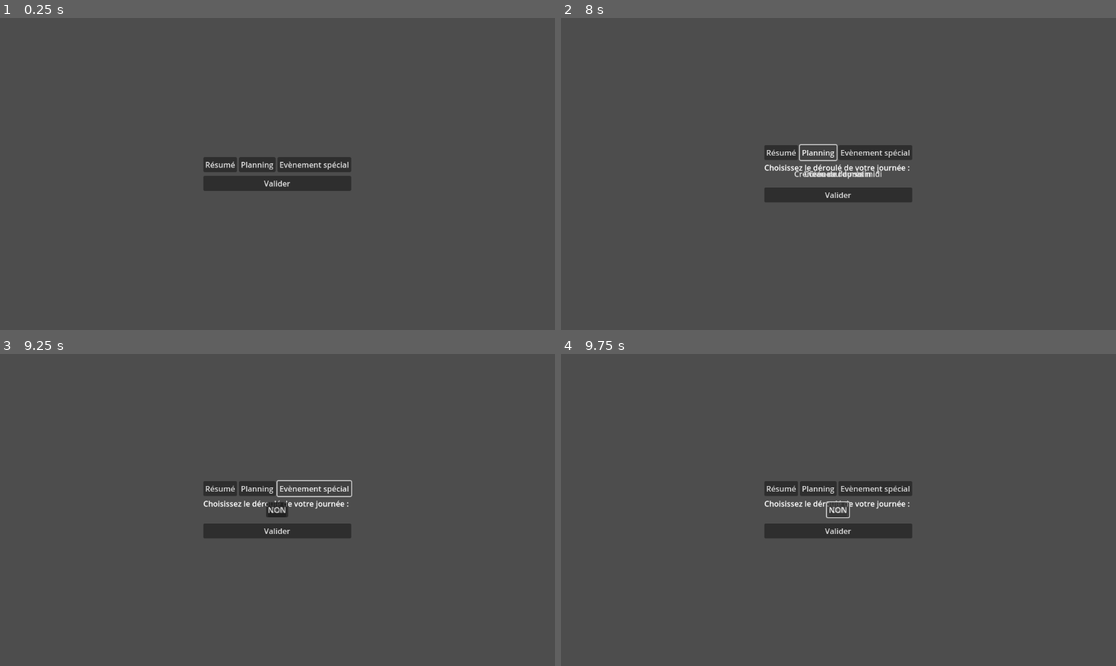
Above: before the commit, frames 1-4 (two rows, left to right).
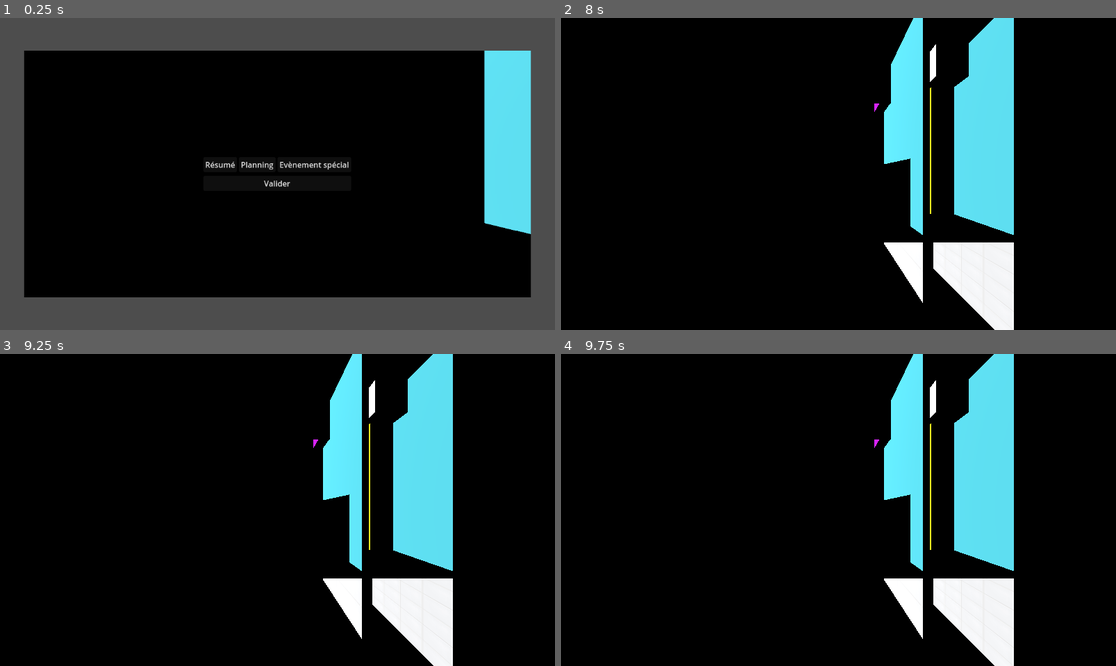
Above: after the commit, the same moments.

Repository: DupuisThibaut/Jeu-serieux
Game: Godot game, scene res://assets/Scenes/ComputerMenu.tscn
The game is run twice, just before and just after one commit, with the same random seed, the same clock (stepped at 60 frames per second) and the same inputs. This scene is started directly instead of the project's main scene.
Inputs (mouse positions are in pixels of both pictures, inside the frame that each line leads up to):
- Up to frame 1 (0.25 s): no input
- Up to frame 2 (8 s): click "Résumé" at 0.5 s; click "Planning" at 1.25 s; click "Créneau du matin" at 2 s; click "Créneau du soir" at 2.75 s; click "Evènement spécial" at 3.5 s; click "OUI" at 4.25 s; click "NON" at 5 s; click "Valider" at 5.75 s; click "Résumé" at 6.5 s; click "Planning" at 7.25 s
- Up to frame 3 (9.25 s): click (277, 510) at 8 s, where only the run before the commit has a clickable "Créneau de l'après midi"; click (316, 488) at 8.75 s, where only the run before the commit has a clickable "Evènement spécial"
- Up to frame 4 (9.75 s): click (838, 510) at 9.5 s, where only the run before the commit has a clickable "OUI"

The runs differ from the first frame. In frame 1, 72% of the frame differs, in the area x 4-96%, y 10-90%; in frame 2, 100%, in the area x 0-100%, y 0-100%; in frame 3, 100%; in frame 4, 100%.

Commit message:
ajout transitions menu

Diff:
--- a/Jeu/assets/Scenes/ComputerMenu.tscn
+++ b/Jeu/assets/Scenes/ComputerMenu.tscn
@@ -1,8 +1,13 @@
-[gd_scene load_steps=4 format=3 uid="uid://rsr7a4pskn5n"]
+[gd_scene load_steps=7 format=3 uid="uid://rsr7a4pskn5n"]
 
 [ext_resource type="Script" uid="uid://41sipsvob4a4" path="res://assets/Scripts/resume.gd" id="1_8dlq7"]
+[ext_resource type="PackedScene" uid="uid://c5swscr85a2bk" path="res://assets/Scenes/MainScene.tscn" id="1_iups2"]
 [ext_resource type="Script" uid="uid://da1cm4p6u0f45" path="res://assets/Scripts/planning.gd" id="2_cfb5d"]
 [ext_resource type="Script" uid="uid://r3veusljub31" path="res://assets/Scripts/specialEvent.gd" id="3_2hepo"]
+[ext_resource type="Script" uid="uid://3o7efdcsc5h4" path="res://assets/Scripts/valide.gd" id="5_j85lx"]
+
+[sub_resource type="ViewportTexture" id="ViewportTexture_iups2"]
+viewport_path = NodePath("TextureRect/VueScene2D")
 
 [node name="ComputerMenu" type="MarginContainer"]
 anchors_preset = 15
@@ -14,6 +19,17 @@
 theme_override_constants/margin_top = 80
 theme_override_constants/margin_right = 50
 theme_override_constants/margin_bottom = 80
+
+[node name="TextureRect" type="TextureRect" parent="."]
+layout_mode = 2
+texture = SubResource("ViewportTexture_iups2")
+
+[node name="VueScene2D" type="SubViewport" parent="TextureRect"]
+
+[node name="Camera3D" type="Camera3D" parent="TextureRect/VueScene2D"]
+transform = Transform3D(-4.371139e-08, 0, 1, 0, 1, 0, -1, 0, -4.371139e-08, -0.4265916, 0.47555792, -0.12073979)
+
+[node name="Node3D" parent="TextureRect/VueScene2D" instance=ExtResource("1_iups2")]
 
 [node name="Computer" type="CenterContainer" parent="."]
 layout_mode = 2
@@ -49,3 +65,4 @@
 layout_mode = 2
 text = "Valider
 "
+script = ExtResource("5_j85lx")
--- a/Jeu/assets/Scenes/MainMenu.tscn
+++ b/Jeu/assets/Scenes/MainMenu.tscn
@@ -1,7 +1,8 @@
-[gd_scene load_steps=6 format=3 uid="uid://bq0olioeeuy85"]
+[gd_scene load_steps=7 format=3 uid="uid://bq0olioeeuy85"]
 
 [ext_resource type="Texture2D" uid="uid://hkasivbmg4pq" path="res://assets/main_menu/title.png" id="1_uxrh4"]
 [ext_resource type="Texture2D" uid="uid://34cvo5tkq1nf" path="res://assets/main_menu/label_continue.png" id="2_xl453"]
+[ext_resource type="Script" uid="uid://q7w8bqwtxgna" path="res://assets/Scripts/start.gd" id="3_t0lv0"]
 [ext_resource type="Texture2D" uid="uid://dd4st87q4358" path="res://assets/main_menu/label_new_game.png" id="3_y52ec"]
 [ext_resource type="Texture2D" uid="uid://cnpren5htj658" path="res://assets/main_menu/label_options.png" id="4_t0lv0"]
 [ext_resource type="Script" uid="uid://dpq0ql4dstqd5" path="res://assets/Scripts/quit.gd" id="5_xl453"]
@@ -39,6 +40,7 @@
 layout_mode = 2
 texture = ExtResource("2_xl453")
 stretch_mode = 2
+script = ExtResource("3_t0lv0")
 
 [node name="NewGame" type="TextureRect" parent="HBoxContainer/VBoxContainer/MenuOptions"]
 layout_mode = 2
--- a/Jeu/assets/Scenes/MainScene.tscn
+++ b/Jeu/assets/Scenes/MainScene.tscn
@@ -1,7 +1,9 @@
-[gd_scene load_steps=39 format=3 uid="uid://c5swscr85a2bk"]
+[gd_scene load_steps=42 format=3 uid="uid://c5swscr85a2bk"]
 
 [ext_resource type="Texture2D" uid="uid://cdb5577egjgy8" path="res://assets/Textures/texture_parquet.jpeg" id="1_1tdb4"]
 [ext_resource type="Texture2D" uid="uid://c8hqjool44gaf" path="res://assets/Textures/istockphoto-1248324372-612x612.jpg" id="2_62gv7"]
+[ext_resource type="Script" uid="uid://d2agermjgwyrm" path="res://assets/Scripts/voirOrdinateur.gd" id="3_1tdb4"]
+[ext_resource type="Script" uid="uid://cf0gs0kt6qyln" path="res://assets/Scripts/area_3d_onclick.gd" id="3_62gv7"]
 [ext_resource type="PackedScene" uid="uid://b06oairi5w4t8" path="res://assets/Scenes/Toilets/Objets/sink_c.tscn" id="3_eofks"]
 [ext_resource type="PackedScene" uid="uid://c0n5vvvh4bx48" path="res://assets/Scenes/Toilets/Objets/toilet_elongated_b.tscn" id="4_klm8p"]
 
@@ -90,6 +92,8 @@
 [sub_resource type="BoxMesh" id="BoxMesh_tereu"]
 material = SubResource("StandardMaterial3D_6iypd")
 
+[sub_resource type="BoxShape3D" id="BoxShape3D_62gv7"]
+
 [sub_resource type="StandardMaterial3D" id="StandardMaterial3D_3v7ru"]
 albedo_color = Color(0.5882353, 0.5882353, 0.5882353, 1)
 metallic = 1.0
@@ -105,6 +109,12 @@
 [sub_resource type="PlaneMesh" id="PlaneMesh_rf2cd"]
 
 [node name="Node3D" type="Node3D"]
+
+[node name="Camera3D" type="Camera3D" parent="."]
+transform = Transform3D(-4.371139e-08, -1, -4.371139e-08, 0, -4.371139e-08, 1, -1, 4.371139e-08, 1.9106855e-15, 0, 2.1579506, 0)
+
+[node name="DirectionalLight3D" type="DirectionalLight3D" parent="."]
+transform = Transform3D(1, 0, 0, 0, 1, 0, 0, 0, 1, 0, 1.8061733, 9.109558)
 
 [node name="Sol" type="MeshInstance3D" parent="."]
 transform = Transform3D(1, 0, 0, 0, 5, 0, 0, 0, 1, 0, 0, 0)
@@ -242,6 +252,15 @@
 transform = Transform3D(-3.059797e-08, 0.35, -8.7422775e-10, 0, -1.5298985e-08, -0.02, -0.7, -1.5298985e-08, 3.821371e-17, -0.8261917, 0.2900301, -0.13180083)
 mesh = SubResource("BoxMesh_tereu")
 
+[node name="Area3D" type="Area3D" parent="BureauHaut"]
+transform = Transform3D(1, 0, 0, 0, 1, 2.220446e-16, 0, 5.684342e-14, 1, 0, 0, 0)
+script = ExtResource("3_62gv7")
+
+[node name="CollisionShape3D" type="CollisionShape3D" parent="BureauHaut/Area3D"]
+transform = Transform3D(1, 0, -3.3087225e-24, 0, 1, -4.772498e-24, 0, -5.684342e-14, 1, 0, 0, 0)
+shape = SubResource("BoxShape3D_62gv7")
+script = ExtResource("3_1tdb4")
+
 [node name="SolDouche" type="MeshInstance3D" parent="."]
 transform = Transform3D(-2.4041263e-08, 0.65, -8.7422775e-10, 0, -2.8412401e-08, -0.02, -0.55, -2.8412401e-08, 3.821371e-17, 0.693, 0.01, -0.7552692)
 material_override = SubResource("StandardMaterial3D_3v7ru")
--- /dev/null
+++ b/Jeu/assets/Scripts/area_3d_onclick.gd
@@ -0,0 +1,10 @@
+extends Area3D
+
+func _ready():
+	self.input_event.connect(_on_input_event)
+
+func _on_input_event(camera, event, click_position, click_normal, shape_idx):
+	print("heelo")
+	if event is InputEventMouseButton:
+		if event.pressed and event.button_index == MOUSE_BUTTON_LEFT:
+			get_tree().change_scene_to_file("res://assets/Scenes/ComputerMenu.tscn")
--- a/Jeu/assets/Scripts/planning.gd
+++ b/Jeu/assets/Scripts/planning.gd
@@ -1,29 +1,27 @@
 extends Button
 
-func _ready():
-	set_process_input(true)
+@onready var center_container = $"/root/ComputerMenu/Computer/Onglets/CenterContainer"
 
 func _pressed():
-	for child in get_tree().get_root().get_node("/root/ComputerMenu/Computer/Onglets/CenterContainer").get_children() :
-			child.free()
-	var planning_menuButton_matin = MenuButton.new()
-	var planning_menuButton_apresmidi = MenuButton.new()
-	var planning_menuButton_soir = MenuButton.new()
+	for child in center_container.get_children():
+			child.queue_free()
+	var vbox = VBoxContainer.new()
+	vbox.alignment = BoxContainer.ALIGNMENT_CENTER
+	vbox.add_theme_constant_override("separation",10)
+	center_container.add_child(vbox)
 	var resume_label = Label.new()
-	planning_menuButton_matin.get_popup().add_item("Réviser")
-	planning_menuButton_matin.get_popup().add_item("Sortir")
-	planning_menuButton_matin.get_popup().add_item("Dormir")
-	planning_menuButton_matin.text = "Créneau du matin"
-	planning_menuButton_apresmidi.get_popup().add_item("Réviser")
-	planning_menuButton_apresmidi.get_popup().add_item("Sortir")
-	planning_menuButton_apresmidi.get_popup().add_item("Dormir")
-	planning_menuButton_apresmidi.text = "Créneau de l'après midi"
-	planning_menuButton_soir.get_popup().add_item("Réviser")
-	planning_menuButton_soir.get_popup().add_item("Sortir")
-	planning_menuButton_soir.get_popup().add_item("Dormir")
-	planning_menuButton_soir.text = "Créneau du soir"
-	resume_label.text = "Choisissez le déroulé de votre journée : \n"
-	get_tree().get_root().get_node("/root/ComputerMenu/Computer/Onglets/CenterContainer").add_child(resume_label)
-	get_tree().get_root().get_node("/root/ComputerMenu/Computer/Onglets/CenterContainer").add_child(planning_menuButton_matin)
-	get_tree().get_root().get_node("/root/ComputerMenu/Computer/Onglets/CenterContainer").add_child(planning_menuButton_apresmidi)
-	get_tree().get_root().get_node("/root/ComputerMenu/Computer/Onglets/CenterContainer").add_child(planning_menuButton_soir)
+	resume_label.text = "Choisissez le déroulé de votre journée :"
+	resume_label.add_theme_font_size_override("font_size", 18)
+	vbox.add_child(resume_label)
+	var creneaux = {
+		"Créneau du matin": ["Réviser", "Sortir", "Dormir"],
+		"Créneau de l'après-midi": ["Réviser", "Sortir", "Dormir"],
+		"Créneau du soir": ["Réviser", "Sortir", "Dormir"]
+	}
+	for creneau_text in creneaux.keys():
+		var btn = MenuButton.new()
+		btn.text = creneau_text
+		var popup = btn.get_popup()
+		for option in creneaux[creneau_text]:
+			popup.add_item(option)
+		vbox.add_child(btn)
--- /dev/null
+++ b/Jeu/assets/Scripts/start.gd
@@ -0,0 +1,9 @@
+extends TextureRect
+
+func _ready():
+	set_process_input(true)
+
+func _gui_input(event: InputEvent) -> void:
+	if event is InputEventMouseButton:
+		if event.pressed and event.button_index == MOUSE_BUTTON_LEFT:
+			get_tree().change_scene_to_file("res://assets/Scenes/MainScene.tscn")
--- /dev/null
+++ b/Jeu/assets/Scripts/valide.gd
@@ -0,0 +1,8 @@
+extends Button
+
+func _ready():
+	set_process_input(true)
+
+func _pressed():
+	await get_tree().create_timer(2.0).timeout
+	get_tree().change_scene_to_file("res://assets/Scenes/MainScene.tscn")
--- /dev/null
+++ b/Jeu/assets/Scripts/voirOrdinateur.gd
@@ -0,0 +1,4 @@
+extends CollisionShape3D
+
+func interact():
+	get_tree().change_scene_to_file("res://assets/Scenes/ComputerMenu.tscn")
--- a/Jeu/project.godot
+++ b/Jeu/project.godot
@@ -11,6 +11,6 @@
 [application]
 
 config/name="Nouveau projet de jeu"
-run/main_scene="uid://c5swscr85a2bk"
+run/main_scene="uid://bq0olioeeuy85"
 config/features=PackedStringArray("4.5", "Forward Plus")
 config/icon="res://icon.svg"
Not shown, added: Jeu/assets/Scripts/area_3d_onclick.gd.uid
Not shown, added: Jeu/assets/Scripts/start.gd.uid
Not shown, added: Jeu/assets/Scripts/valide.gd.uid
Not shown, added: Jeu/assets/Scripts/voirOrdinateur.gd.uid
Not shown, added: .gitignore
